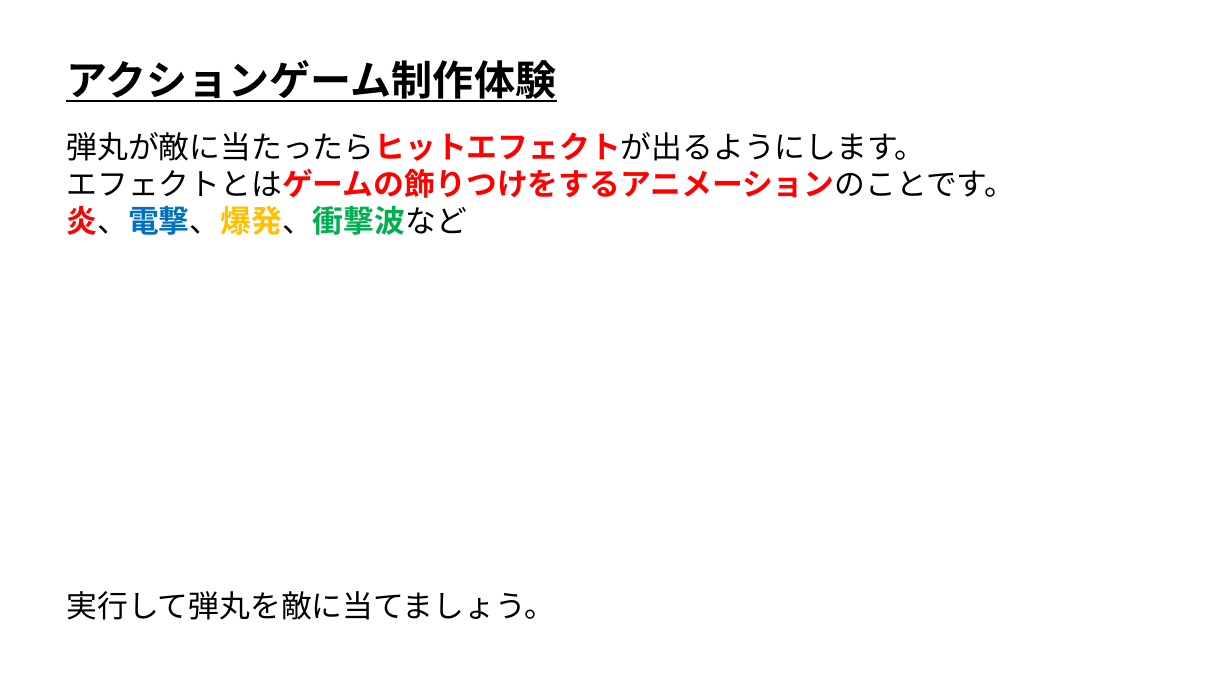
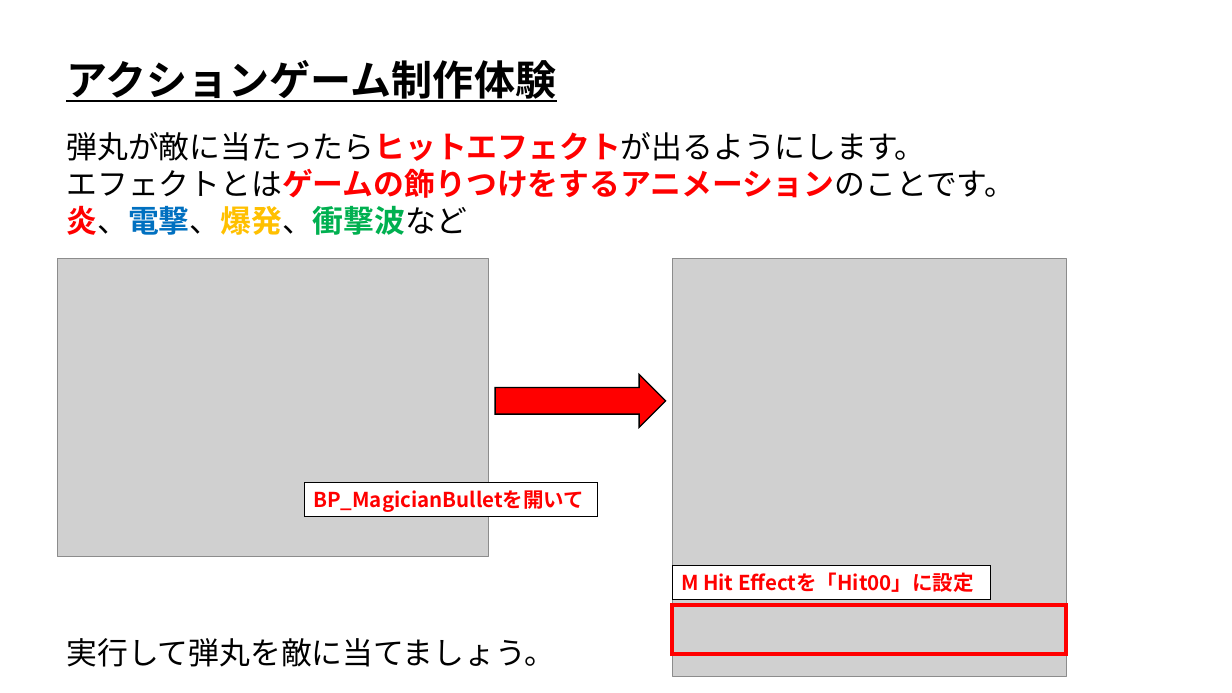
Before and after one commit to ArakiYusuke-Ohara/UnrealEngine, a slide deck: slide 17 of Projects/OpenCanpas01/UE_アクションゲーム制作体験.pptx (slide 16 before the commit). Drawn at 1232x693 pixels with LibreOffice and Linux fonts; fonts in the diff are those of the drawing; grey boxes stand for pictures. Boxes give left, top, right and bottom in pixels: in the first picture for what was removed or moved away, otherwise in the second. Text is boxed around its words. In the diff, an @@ line names an element or a change of style, - is before the commit and + after.

```diff
--- a/Projects/OpenCanpas01/UE_アクションゲーム制作体験.pptx
+++ b/Projects/OpenCanpas01/UE_アクションゲーム制作体験.pptx
@@ picture added at (57, 259, 489, 557) @@
@@ picture added at (672, 259, 1066, 677) @@
@@ right arrow added at (495, 374, 666, 427), fill #FF0000, outline #000000 1 pt @@
@@ rectangle added at (304, 483, 597, 518), fill #FFFFFF, outline #000000 0.75 pt, 16 pt, text #FF0000, bold @@
+BP_MagicianBulletを開いて
@@ rectangle added at (672, 566, 991, 600), fill #FFFFFF, outline #000000 0.75 pt, 16 pt, text #FF0000, bold @@
+M Hit Effectを「Hit00」に設定
@@ text "実行して弾丸を敵に当てましょう。": place and size @@
-text "実行して弾丸を敵に当てましょう。" at (66, 591, 555, 620)
+text "実行して弾丸を敵に当てましょう。" at (66, 638, 555, 667)
@@ rectangle added at (672, 605, 1066, 654), outline #FF0000 3 pt @@
```
Also in this commit, not shown: 13 other slides changed, 1 slide added, 9 other files.
